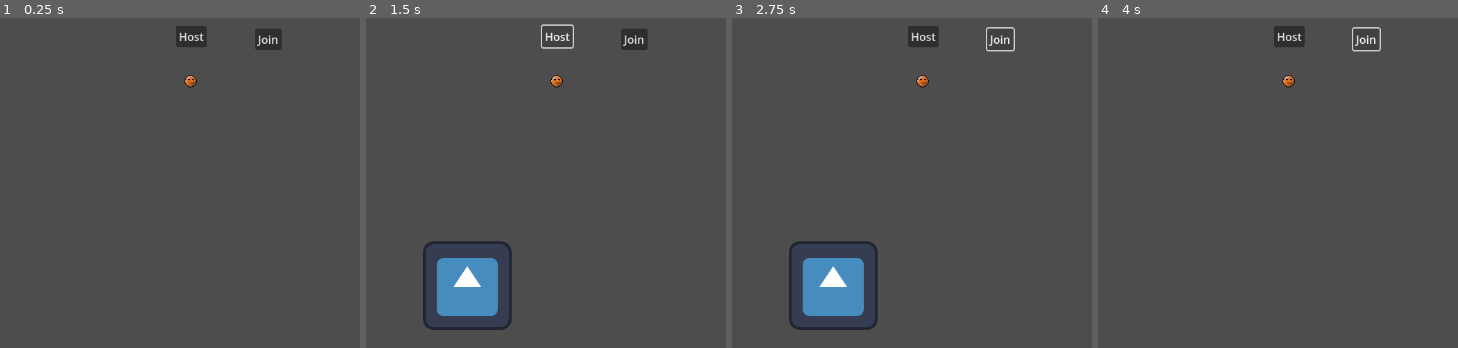
Above: before the commit, frames 1-4 (left to right).
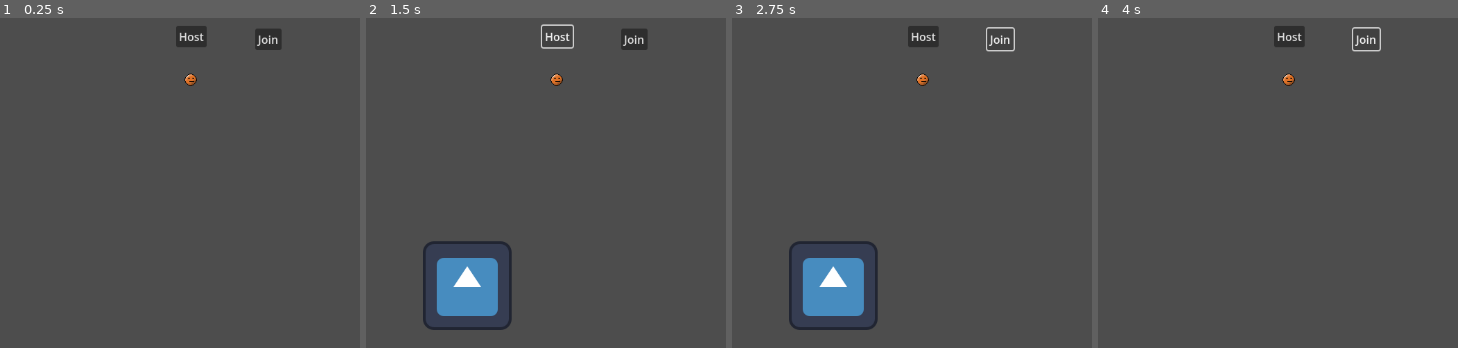
Above: after the commit, the same moments.

Repository: Fady-Francis/ProjectTempus
Game: Godot game, scene res://multiplayer_test.tscn
Same seed, same stepped clock (60 frames per second), same inputs: the game is played once before the commit and once after it. The engine's default icon, where the game draws it, is replaced by a stand-in: a white triangle on a blue panel in a dark square.
Inputs:
- Up to frame 1 (0.25 s): no input
- Up to frame 2 (1.5 s): tap Enter at 0.5 s; hold Right (ui_right) 0.53-1.25 s; click "Host" at 1.25 s
- Up to frame 3 (2.75 s): click "Join" at 2 s
- Up to frame 4 (4 s): hold Down (ui_down) 2.78-3.53 s; hold Right (ui_right) from 3.53 s (still down)

The runs differ from the first frame. In frame 1, less than 0.1% of the frame differs, in the area x 51-55%, y 16-22%; in frame 2, less than 0.1%; in frame 3, less than 0.1%; in frame 4, less than 0.1%.

Commit message:
more art

Diff:
--- a/multiplayer_test.tscn
+++ b/multiplayer_test.tscn
@@ -84,13 +84,13 @@
 texture_filter = 1
 position = Vector2(136, -291)
 sprite_frames = SubResource("SpriteFrames_xucra")
-frame = 5
-frame_progress = 0.37186
 metadata/_aseprite_wizard_interface_config_ = {
 "animation_section": true,
 "layer_section": true,
 "output_section": true,
-"pending_changes": {},
+"pending_changes": {
+"source": "res://art/characters/Ball.aseprite"
+},
 "slice_section": true
 }
 metadata/_aseprite_wizard_config_ = {
@@ -103,7 +103,7 @@
 "should_round_fps": true,
 "slice": "",
 "source": "res://Art/characters/Ball.aseprite",
-"source_uid": 5896152012305897030
+"source_uid": 5617222529435865997
 }
 metadata/_aseprite_wizard_source_file_hash_ = "d0b3ca99c11f51bcb7d7effd9e8c49f5"
 
Not shown, added: Art/characters/Ball.aseprite.import
Not shown, added: Art/characters/Sprite-0001.aseprite.import
Not shown, added: Art/characters/base.aseprite.import
Binary file changed: Art/characters/base2.aseprite
Not shown, added: Art/characters/base2.aseprite.import
Not shown, added: Art/characters/medieval-tile-set.aseprite.import
